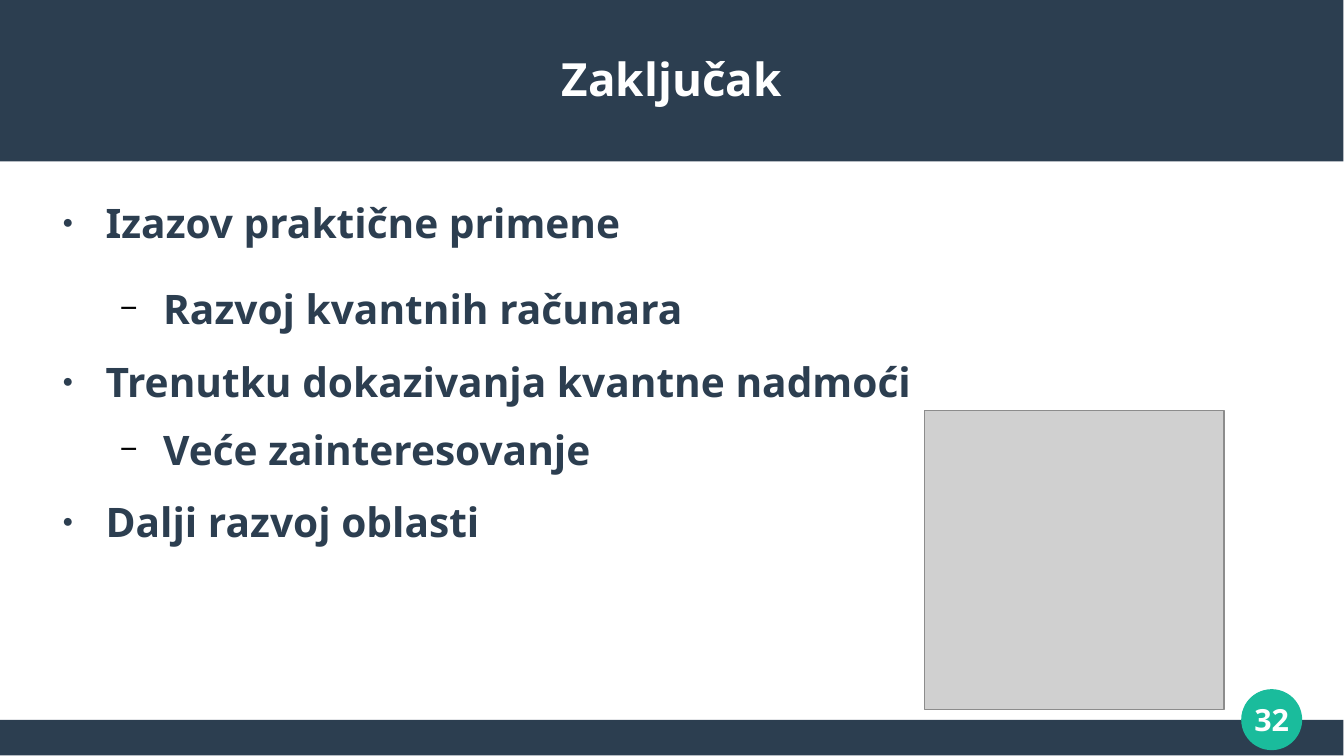
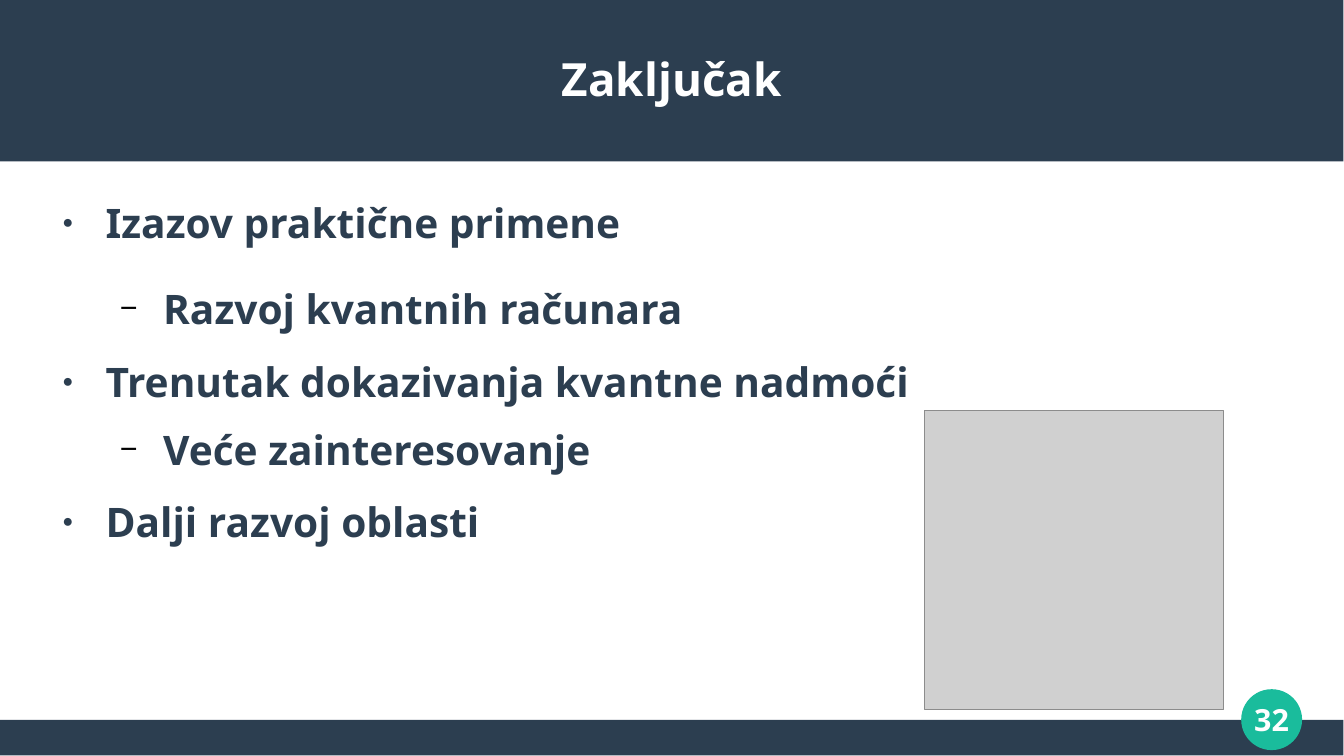
Before and after one commit to MilanBojic1999/Diplomski, a slide deck: slide 32 of presentation/Diplomski - prezentacija.pptx. Drawn at 1344x756 pixels with LibreOffice and Linux fonts; fonts in the diff are those of the drawing; grey boxes stand for pictures. Boxes give left, top, right and bottom in pixels: in the first picture for what was removed or moved away, otherwise in the second. Text is boxed around its words. In the diff, an @@ line names an element or a change of style, - is before the commit and + after.

```diff
--- a/presentation/Diplomski - prezentacija.pptx
+++ b/presentation/Diplomski - prezentacija.pptx
@@ text at (106,366,908,407): text changed @@
-● Trenutku dokazivanja kvantne nadmoći
+● Trenutak dokazivanja kvantne nadmoći
```
Also in this commit, not shown: 21 other slides changed, 1 other file.
